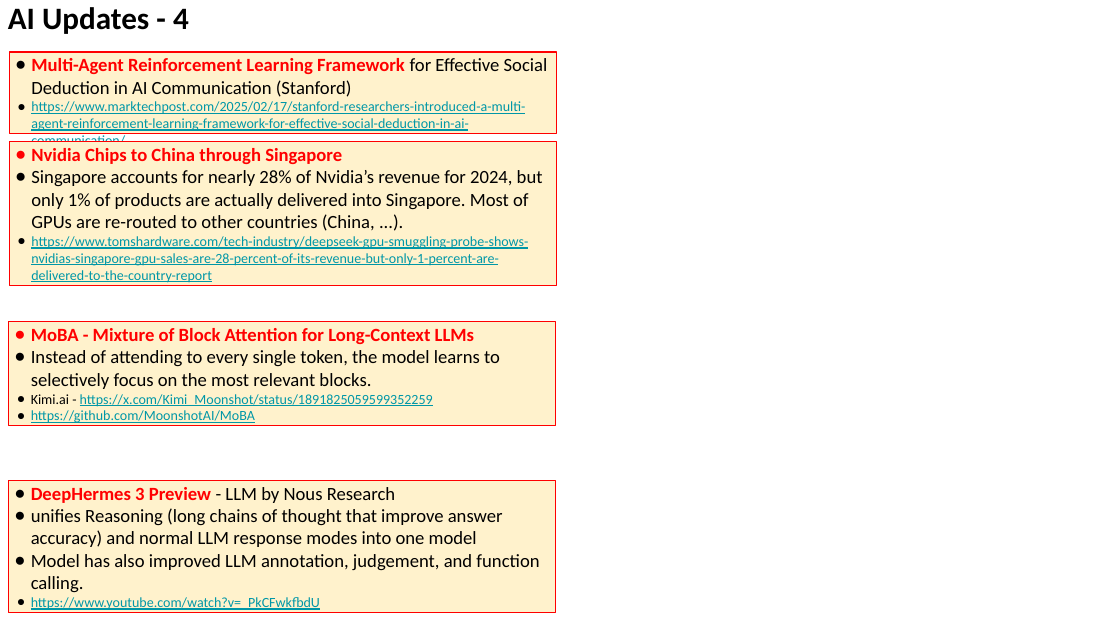
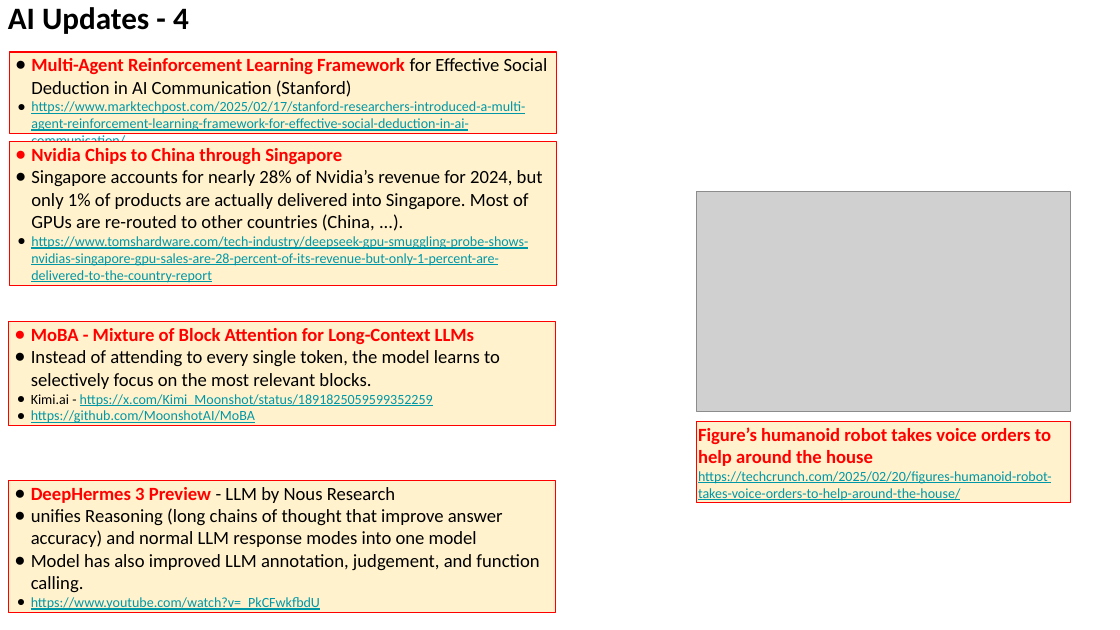
Before and after one commit to lselector/seminar, a slide deck: slide 8 of 2025/2025-02-21-AI-Updates.pptx. Drawn at 1120x630 pixels with LibreOffice and Linux fonts; fonts in the diff are those of the drawing; grey boxes stand for pictures. Boxes give left, top, right and bottom in pixels: in the first picture for what was removed or moved away, otherwise in the second. Text is boxed around its words. In the diff, an @@ line names an element or a change of style, - is before the commit and + after.

```diff
--- a/2025/2025-02-21-AI-Updates.pptx
+++ b/2025/2025-02-21-AI-Updates.pptx
@@ picture added at box(697, 192, 1070, 411) @@
@@ rectangle added at box(697, 421, 1070, 503), fill #FFF2CC, outline #FF0000 0.75 pt, 9 pt, text #0097A7, underline @@
+Figure’s humanoid robot takes voice orders to help around the house
+https://techcrunch.com/2025/02/20/figures-humanoid-robot-takes-voice-orders-to-help-around-the-house/
```
Also in this commit, not shown: 7 other slides changed.
